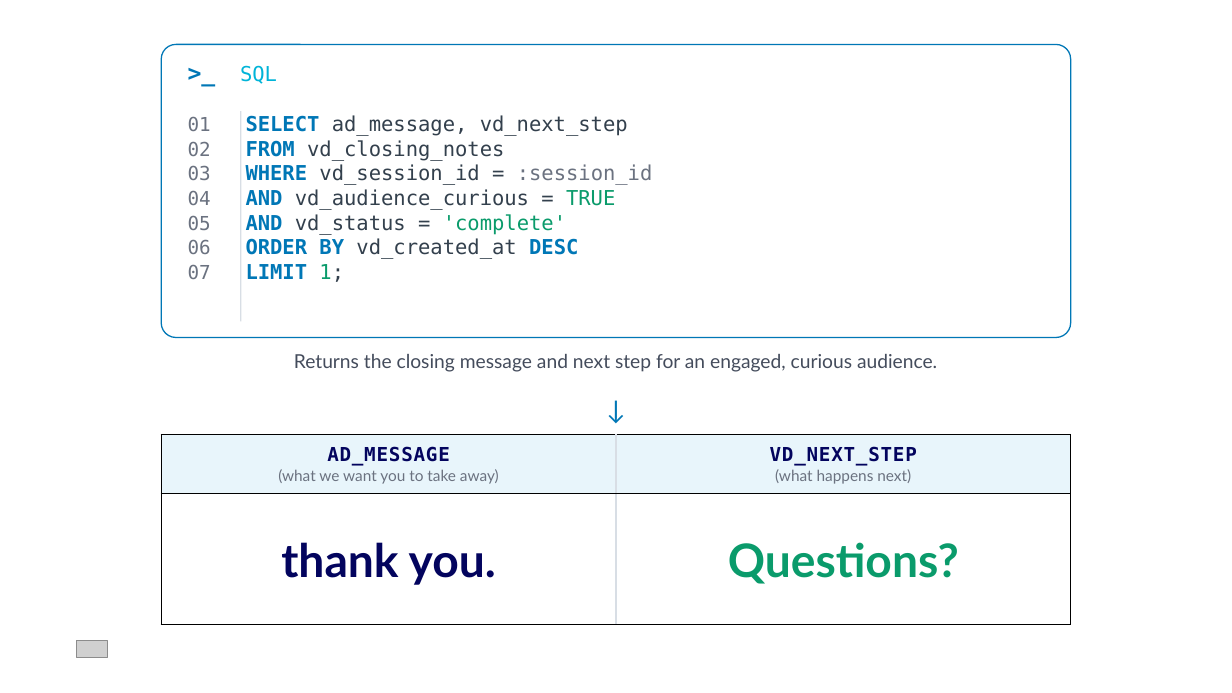
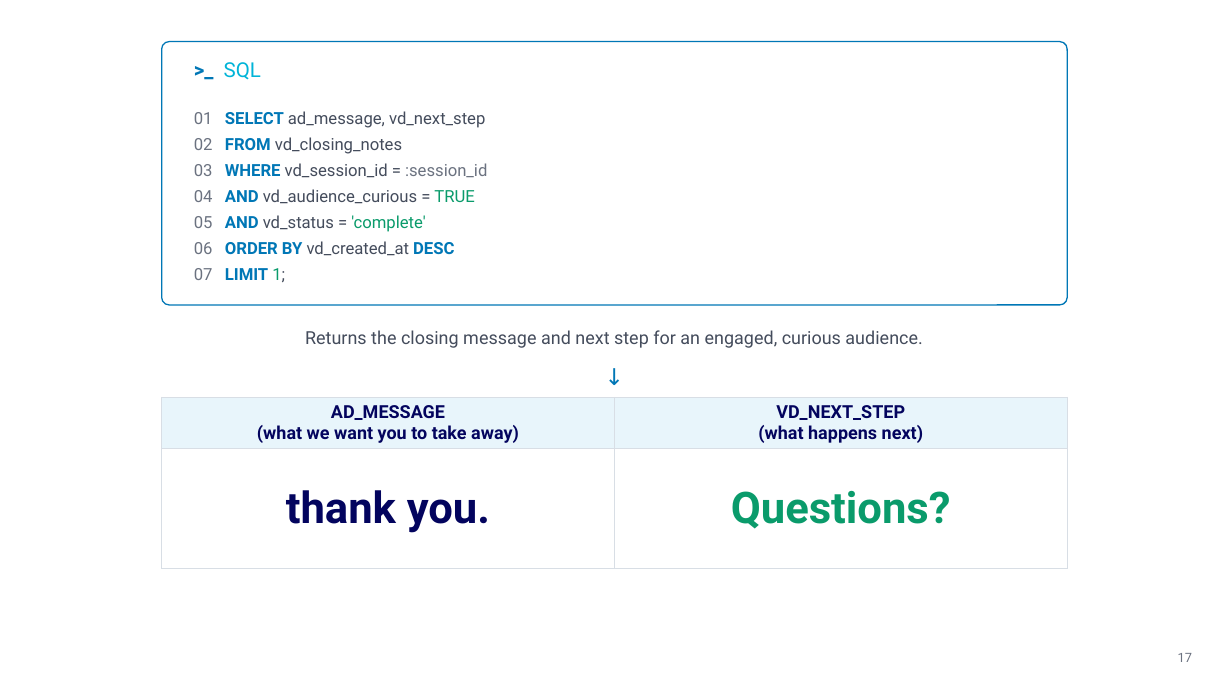
Before and after one commit to accelerate-data/ad-design-system, a slide deck: slide 17 of pitch/Vibedata-Pitch-Template.pptx (slide 16 before the commit). Drawn at 1232x693 pixels with LibreOffice and Linux fonts; fonts in the diff are those of the drawing; grey boxes stand for pictures; background and template pictures are left out. Boxes give left, top, right and bottom in pixels: in the first picture for what was removed or moved away, otherwise in the second. Text is boxed around its words. In the diff, an @@ line names an element or a change of style, - is before the commit and + after.

```diff
--- a/pitch/Vibedata-Pitch-Template.pptx
+++ b/pitch/Vibedata-Pitch-Template.pptx
@@ rounded rectangle: place and size @@
-rounded rectangle at (162,44,1071,337)
+rounded rectangle at (162,42,1067,305)
@@ rounded rectangle at (162,42,1067,305): proportions changed @@
@@ text ">_ SQL" at (224,62,261,80): size 18 to 16 pt in ">_"; font DejaVu Sans Mono to Roboto @@
@@ text "01 SELECT ad_message, vd_next_step" at (194,111,487,282): size 15 to 13 pt in "01", "02", "03", "04" and 3 more places; size 16 to 13 pt, font DejaVu Sans Mono to Roboto; text colour #33404D to #444C5C in "ad_message, vd_next_step", "vd_closing_notes", "vd_session_id =", "vd_audience_curious =" and 3 more places; line spacing 1 to 1.3 @@
@@ rectangle removed at (240,111,241,321) @@
@@ text "Returns the closing message and ...": place and size @@
-text "Returns the closing message and ..." at (294,354,937,372)
+text "Returns the closing message and ..." at (305,330,922,348)
@@ text "Returns the closing message and ..." at (305,330,922,348): size 15 to 14 pt, font Lato to Roboto; vertical alignment top to middle @@
@@ text "↓": place and size @@
-text "↓" at (162,395,1071,431)
+text "↓" at (162,360,1067,393)
@@ text "↓" at (162,360,1067,393): size 20 to 18 pt, font Lato to Roboto; vertical alignment top to middle @@
@@ table at (162,397,1067,568) @@
@@ fill #FFFFFF to none in row 2 @@
@@ size 15 to 14 pt, font DejaVu Sans Mono to Roboto, letter spacing 0.6 to 0 pt in "AD_MESSAGE", "VD_NEXT_STEP" @@
@@ size 12 to 14 pt, text colour #6B7280 to #03045E, bold on in "(what we want you to take away)", "(what happens next)" @@
@@ font Lato to Roboto in "(what we want you to take away)", "(what happens next)", "thank you.", "Questions?" @@
@@ size 36 to 34 pt in "thank you.", "Questions?" @@
@@ borders changed @@
@@ table: place and size @@
-table at (162,434,1071,620)
+table at (162,397,1067,568)
@@ picture removed at (77,640,107,658) @@
@@ page number added at (1178,653,1192,662), 10 pt, text #6B7280 @@
+17
```
Also in this commit, not shown: 15 other slides changed, 1 slide added.
